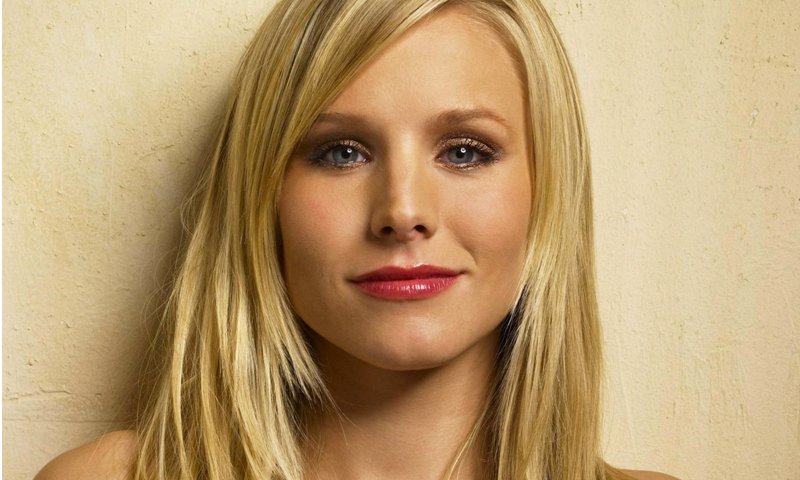
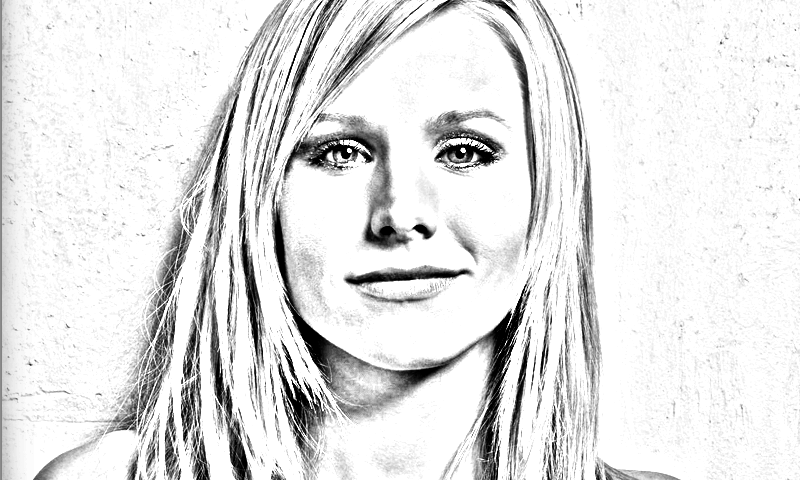
Layers edited between the first and the second 800×480 image:
renamed "Layer 2" to "Levels 1", painted on it over [0,0,800,480]
